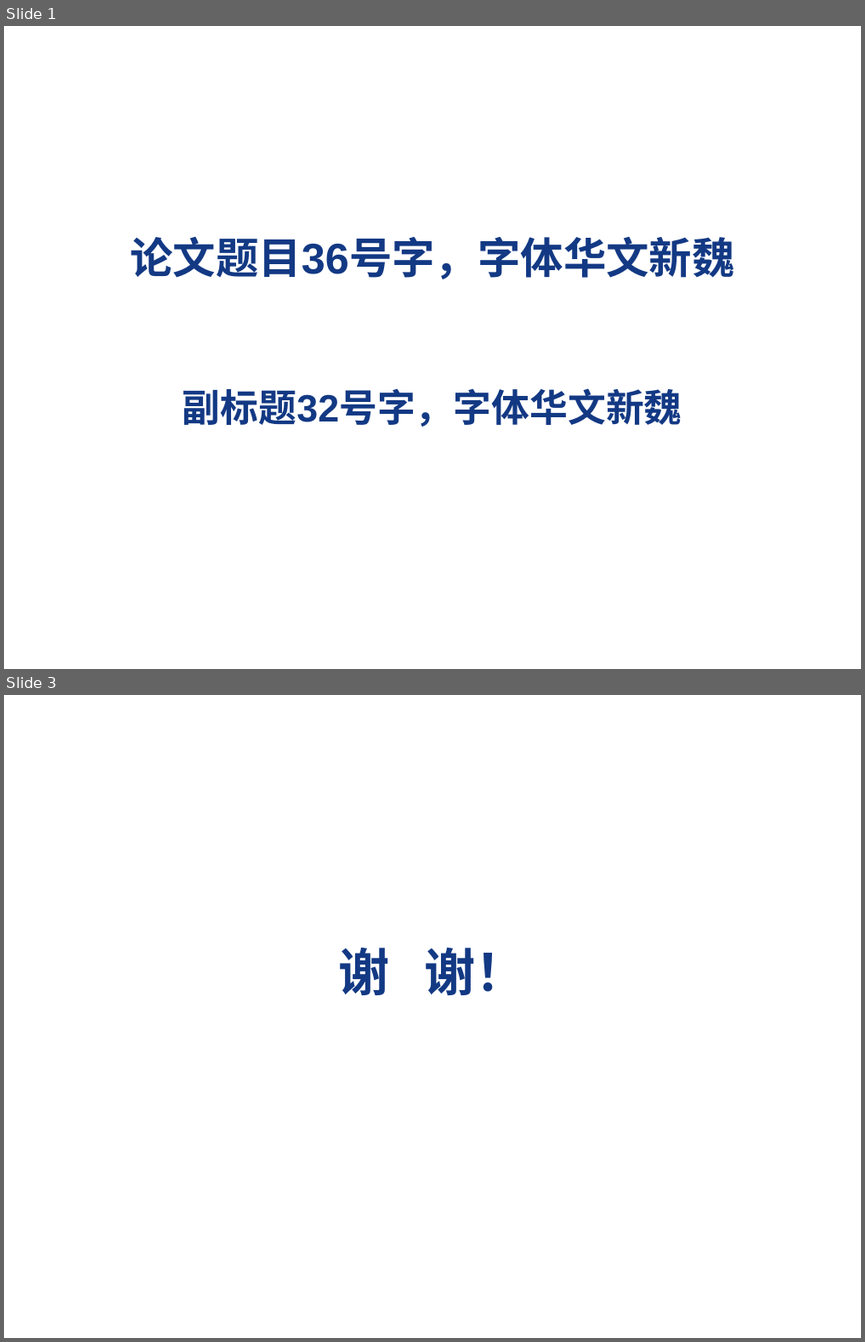
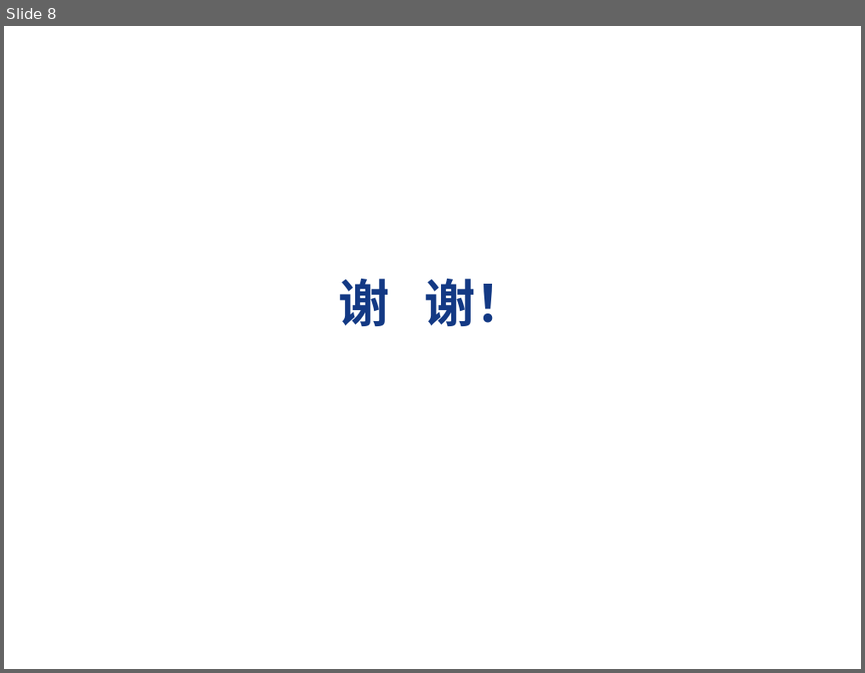
Before and after one commit to VirtuosWangH/Starling-Box2D-SiegeDuel, a slide deck: paper/学院模板/软件学院在职工程硕士答辩用PPT模板_1354065567253.ppt. Shown one above the other, each under a label of ours: slides 1 and 3 before the commit, slide 8 after it; the slides between them are not shown. The pictures are 865x1342 and 865x673 pixels, drawn with LibreOffice and Linux fonts; fonts in the diff are those of the drawing; background and template pictures are left out. Boxes give left, top, right and bottom in pixels: in the first picture for what was removed or moved away, otherwise in the second. Text is boxed around its words. In the diff, an @@ line names an element or a change of style, - is before the commit and + after.

```diff
--- a/paper/学院模板/软件学院在职工程硕士答辩用PPT模板_1354065567253.ppt
+++ b/paper/学院模板/软件学院在职工程硕士答辩用PPT模板_1354065567253.ppt
@@ slide 1 removed at <box>4,26,861,669</box>, background picture (left out) @@
@@ title removed at <box>130,237,734,279</box> @@
-论文题目36号字，字体华文新魏
@@ subtitle removed at <box>182,388,682,426</box> @@
-副标题32号字，字体华文新魏
@@ what was slide 3 is now slide 8 @@
```
Also in this commit, not shown: 1 slide changed, 7 slides added, 1 other file.
